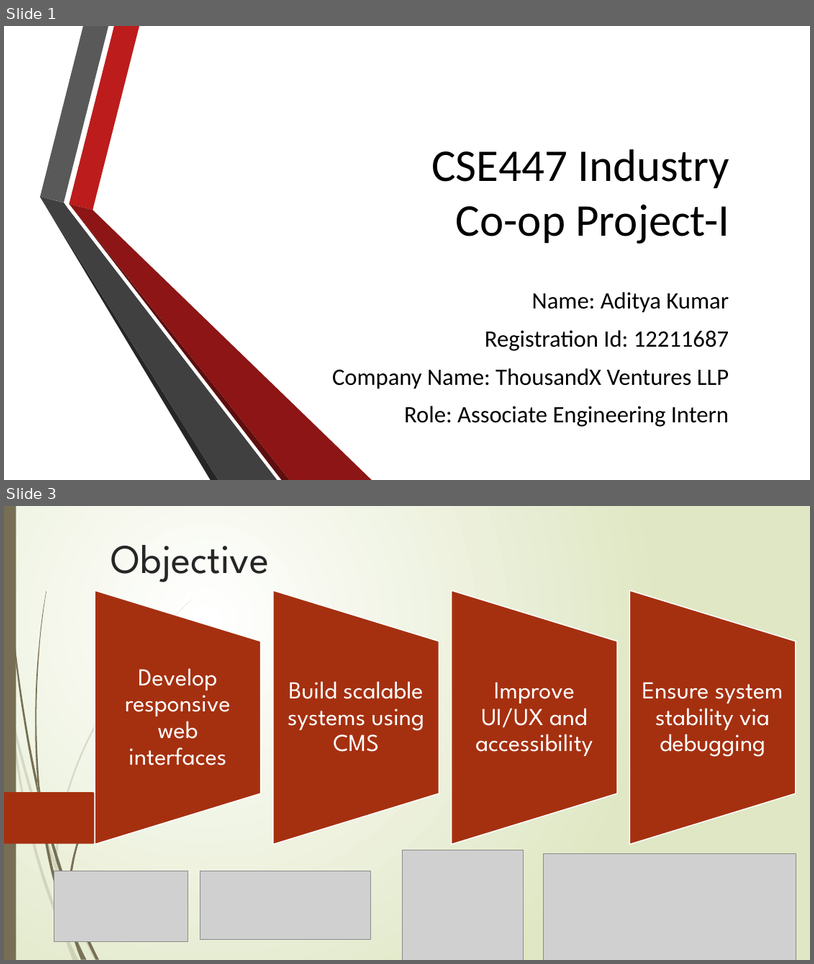
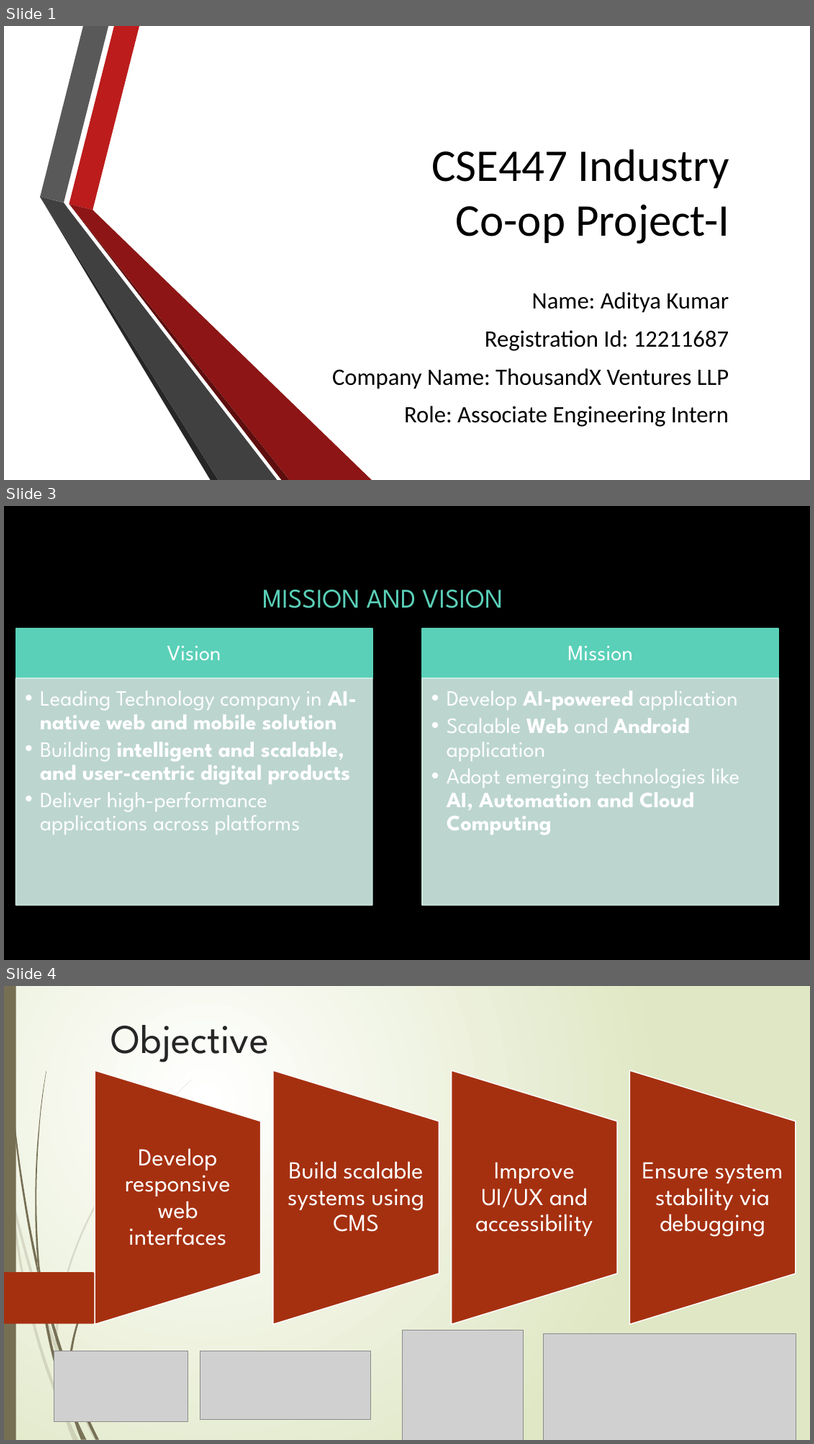
Before and after one commit to Aditya122221/Internship-Final-Report, a slide deck: MainPPT.pptx. Shown one above the other, each under a label of ours: slides 1 and 3 before the commit, slides 1, 3 and 4 after it; the slides between them are not shown. The pictures are 814x964 and 814x1444 pixels, drawn with LibreOffice and Linux fonts; fonts in the diff are those of the drawing; grey boxes stand for pictures; background and template pictures are left out. Boxes give left, top, right and bottom in pixels: in the first picture for what was removed or moved away, otherwise in the second. Text is boxed around its words. In the diff, an @@ line names an element or a change of style, - is before the commit and + after.

```diff
--- a/MainPPT.pptx
+++ b/MainPPT.pptx
@@ slide 3 added at (4, 506, 810, 960), background picture (left out) @@
@@ title added at (262, 590, 503, 608), 32 pt, text #5AD0B8 @@
+MISSION AND VISION
@@ group added at (16, 629, 779, 906): 4 rectangles, 4 texts @@
+Vision
+  • Leading Technology company in AI-native web and mobile solution
+  • Building intelligent and scalable, and user-centric digital products
+  • Deliver high-performance applications across platforms
+Mission
+  • Develop AI-powered application
+  • Scalable Web and Android application
+  • Adopt emerging technologies like AI, Automation and Cloud Computing
@@ what was slide 3 is now slide 4 @@
```
Also in this commit, not shown: 1 other slide added, 1 slide removed.
